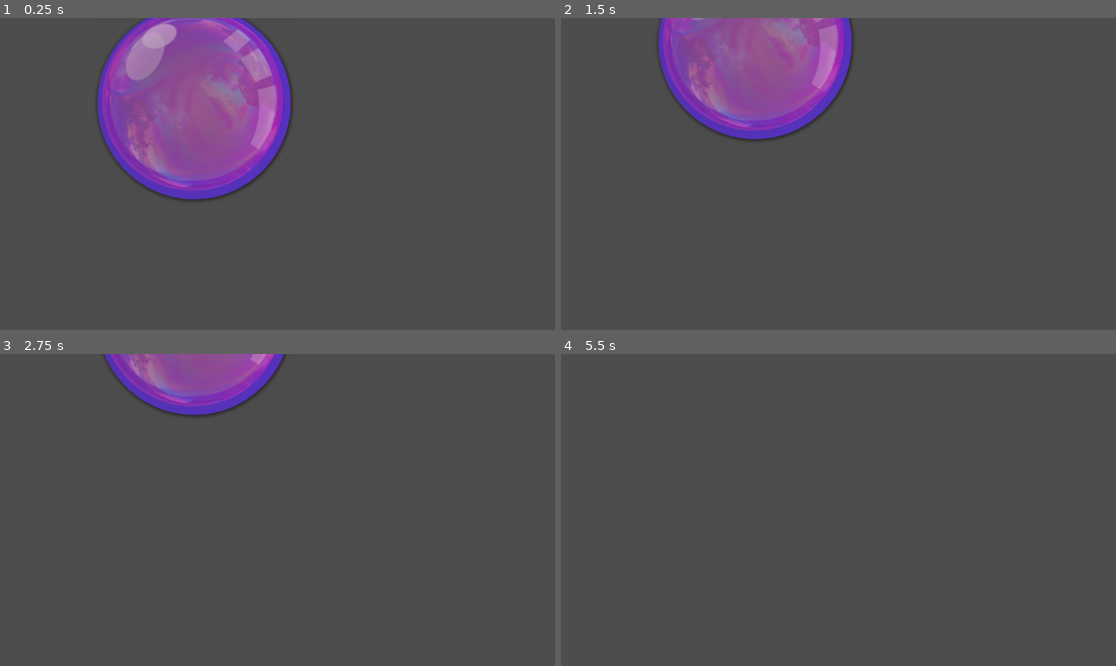
Above: before the commit, frames 1-4 (two rows, left to right).
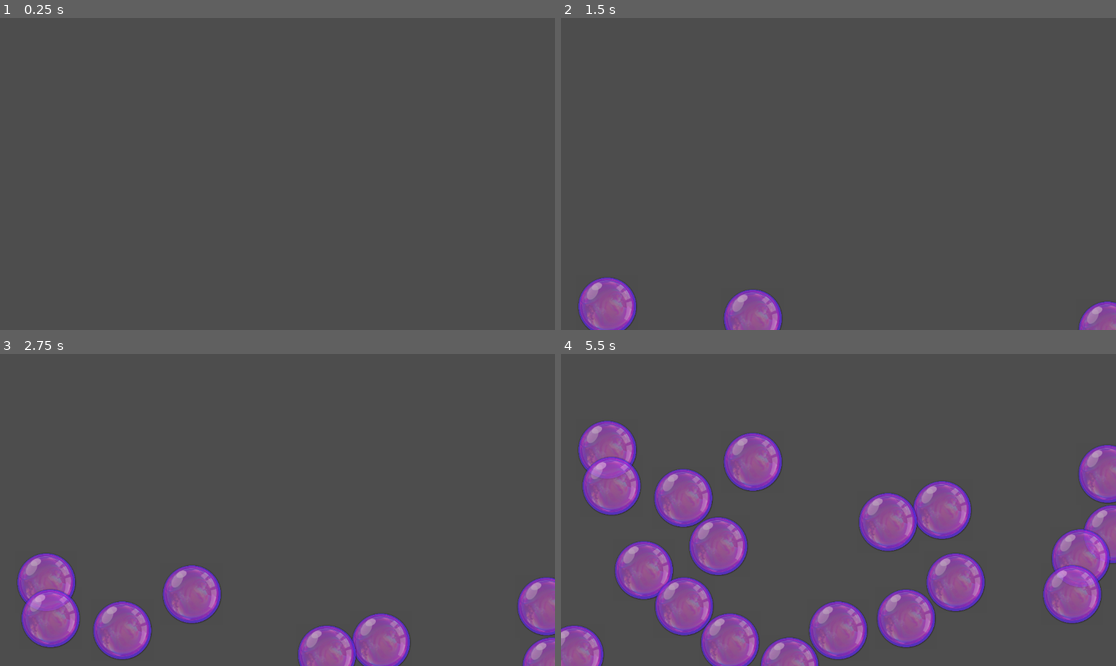
Above: after the commit, the same moments.

Repository: iluvsugargliders/bubble-pop
Game: Godot game, scene res://Main/Main.tscn
Two runs of this game, one before a commit and one after it. Both use one fixed random seed, a clock stepped at 60 frames per second and the inputs below.
Inputs:
- Up to frame 1 (0.25 s): no input
- Up to frame 2 (1.5 s): no input
- Up to frame 3 (2.75 s): no input
- Up to frame 4 (5.5 s): no input

The runs differ from the first frame. In frame 1, 17% of the frame differs, in the area x 17-53%, y 0-59%; in frame 2, 14%; in frame 3, 15%; in frame 4, 25%, in the area x 0-100%, y 21-100%.

Commit message:
Random bubbles.

Diff:
--- a/Code/Bubble/Bubble.tscn
+++ b/Code/Bubble/Bubble.tscn
@@ -7,6 +7,6 @@
 script = ExtResource("1_rw4x5")
 
 [node name="Sprite2D" type="Sprite2D" parent="."]
-position = Vector2(2.99999, 0.999992)
-scale = Vector2(0.835938, 0.835938)
+position = Vector2(-1, 0.999996)
+scale = Vector2(0.25, 0.25)
 texture = ExtResource("2_f6trl")
--- a/Code/Main/Main.tscn
+++ b/Code/Main/Main.tscn
@@ -4,3 +4,6 @@
 
 [node name="Main" type="Node"]
 script = ExtResource("1_7i0tu")
+
+[node name="Timer" type="Timer" parent="."]
+autostart = true
--- a/Code/Main/main.gd
+++ b/Code/Main/main.gd
@@ -2,11 +2,16 @@
 class_name Main
 
 const BUBBLE = preload("res://Bubble/Bubble.tscn")
+@onready var timer: Timer = $Timer
+
+func _ready() -> void:
+	timer.timeout.connect(OnTimedOut)
+	timer.wait_time = 0.25
+
+func OnTimedOut():
+	SpawnBubble()
 
 func SpawnBubble():
 	var bubble_instance = BUBBLE.instantiate()
-	bubble_instance.position = Vector2(400, 200)
+	bubble_instance.position = Vector2(randf_range(0, get_viewport().size.x), get_viewport().size.y)
 	add_child(bubble_instance)
-
-func _ready() -> void:
-	SpawnBubble()
